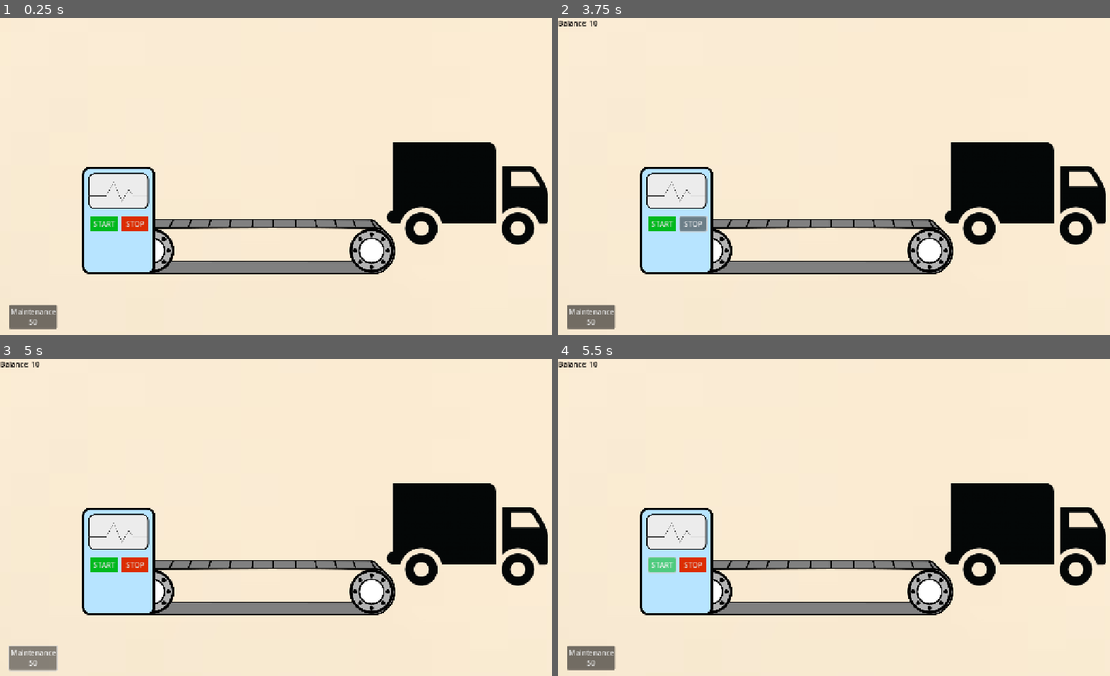
Above: before the commit, frames 1-4 (two rows, left to right).
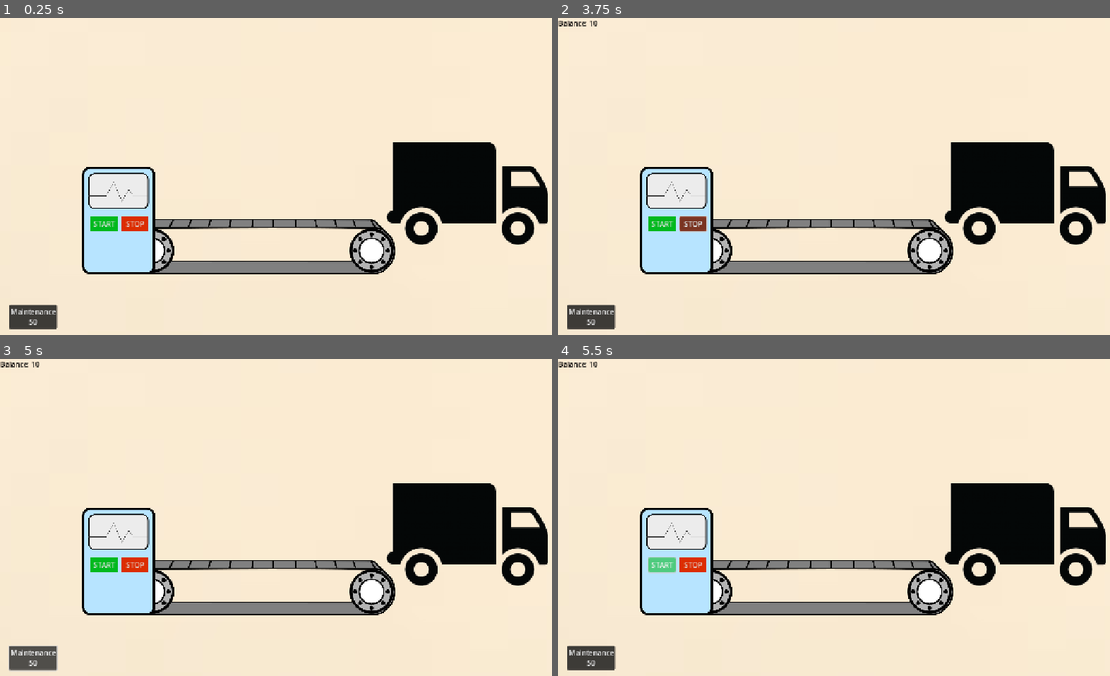
Above: after the commit, the same moments.

Repository: dkajo/supply-chain-game
Game: Godot game, scene res://Scenes/level.tscn
Two runs of this game, one before a commit and one after it. Both use one fixed random seed, a clock stepped at 60 frames per second and the inputs below.
Inputs:
- Up to frame 1 (0.25 s): no input
- Up to frame 2 (3.75 s): click "STOP" at 0.5 s; click "Maintenance 50" at 1.25 s; click "START" at 2 s; click "START" at 2.75 s; click "STOP" at 3.5 s
- Up to frame 3 (5 s): click "Maintenance 50" at 4.25 s
- Up to frame 4 (5.5 s): click "START" at 5 s

The runs differ from the first frame. In frame 1, 0.6% of the frame differs, in the area x 1-11%, y 90-99%; in frame 2, 0.8%, in the area x 1-27%, y 62-99%; in frame 3, 0.6%; in frame 4, 0.6%.

Commit message:
Refractoring UI Layer

Diff:
--- /dev/null
+++ b/Scenes/UI/UIFacade.tscn
@@ -0,0 +1,112 @@
+[gd_scene load_steps=9 format=3 uid="uid://b6i4ou8t1n8lh"]
+
+[ext_resource type="Script" uid="uid://dkajc6be2rsx5" path="res://Scripts/ui_facade.gd" id="1_h1k6b"]
+
+[sub_resource type="StyleBoxFlat" id="StyleBoxFlat_8v2eh"]
+bg_color = Color(1, 0.352941, 0.160784, 0.654902)
+
+[sub_resource type="StyleBoxFlat" id="StyleBoxFlat_h1k6b"]
+bg_color = Color(0, 0.72549, 0.117647, 0.572549)
+
+[sub_resource type="StyleBoxFlat" id="StyleBoxFlat_b3egh"]
+bg_color = Color(2.26215e-06, 0.727337, 0.118172, 1)
+
+[sub_resource type="StyleBoxFlat" id="StyleBoxFlat_qxo88"]
+bg_color = Color(0, 0.72549, 0.117647, 0.572549)
+
+[sub_resource type="StyleBoxFlat" id="StyleBoxFlat_rbqoo"]
+bg_color = Color(2.26215e-06, 0.727337, 0.118172, 1)
+
+[sub_resource type="StyleBoxFlat" id="StyleBoxFlat_1g3k4"]
+bg_color = Color(0.858824, 0.176471, 0, 0.784314)
+
+[sub_resource type="StyleBoxFlat" id="StyleBoxFlat_f6eae"]
+bg_color = Color(0.860567, 0.177546, 0, 1)
+
+[node name="UiFacade" type="CanvasLayer"]
+script = ExtResource("1_h1k6b")
+
+[node name="GameOver" type="Control" parent="."]
+visible = false
+layout_mode = 3
+anchors_preset = 0
+offset_right = 40.0
+offset_bottom = 40.0
+
+[node name="Background" type="Panel" parent="GameOver"]
+layout_mode = 0
+offset_left = -16.0
+offset_top = -15.0
+offset_right = 1297.0
+offset_bottom = 740.0
+theme_override_styles/panel = SubResource("StyleBoxFlat_8v2eh")
+
+[node name="GameOverLabel" type="Label" parent="GameOver"]
+layout_mode = 0
+offset_left = 156.0
+offset_top = 197.0
+offset_right = 1131.0
+offset_bottom = 429.0
+theme_override_font_sizes/font_size = 170
+text = "GAME OVER"
+
+[node name="StartButton" type="Button" parent="GameOver"]
+layout_mode = 0
+offset_left = 205.0
+offset_top = 450.0
+offset_right = 266.0
+offset_bottom = 482.0
+theme_override_styles/hover = SubResource("StyleBoxFlat_h1k6b")
+theme_override_styles/normal = SubResource("StyleBoxFlat_b3egh")
+text = "START"
+
+[node name="HUD" type="Control" parent="."]
+layout_mode = 3
+anchors_preset = 0
+offset_right = 40.0
+offset_bottom = 40.0
+
+[node name="StartButton" type="Button" parent="HUD"]
+offset_left = 205.0
+offset_top = 450.0
+offset_right = 266.0
+offset_bottom = 482.0
+theme_override_styles/hover = SubResource("StyleBoxFlat_qxo88")
+theme_override_styles/normal = SubResource("StyleBoxFlat_rbqoo")
+text = "START"
+
+[node name="BalanceLabel" type="Label" parent="HUD"]
+layout_mode = 0
+offset_right = 40.0
+offset_bottom = 23.0
+theme_override_colors/font_color = Color(0, 0, 0, 1)
+
+[node name="Score" type="Label" parent="HUD"]
+layout_mode = 0
+offset_left = 800.0
+offset_top = 320.0
+offset_right = 836.0
+offset_bottom = 343.0
+theme_override_colors/font_color = Color(0.960784, 0, 0, 1)
+theme_override_font_sizes/font_size = 40
+
+[node name="StopButton" type="Button" parent="HUD"]
+offset_left = 275.0
+offset_top = 450.0
+offset_right = 336.0
+offset_bottom = 482.0
+theme_override_styles/pressed = SubResource("StyleBoxFlat_1g3k4")
+theme_override_styles/normal = SubResource("StyleBoxFlat_f6eae")
+text = "STOP"
+
+[node name="MaintenanceBtn" type="Button" parent="HUD"]
+offset_left = 20.0
+offset_top = 650.0
+offset_right = 129.0
+offset_bottom = 704.0
+text = "Maintenance
+50"
+
+[connection signal="pressed" from="HUD/StartButton" to="." method="_on_start_button_pressed"]
+[connection signal="pressed" from="HUD/StopButton" to="." method="_on_stop_button_pressed"]
+[connection signal="pressed" from="HUD/MaintenanceBtn" to="." method="_on_maintenance_btn_pressed"]
--- a/Scenes/level.tscn
+++ b/Scenes/level.tscn
@@ -1,25 +1,17 @@
-[gd_scene load_steps=11 format=3 uid="uid://drpixk3fevjyc"]
+[gd_scene load_steps=9 format=3 uid="uid://drpixk3fevjyc"]
 
 [ext_resource type="Script" uid="uid://bh6cdnbejc6d5" path="res://Scripts/level.gd" id="1_oi3di"]
 [ext_resource type="Texture2D" uid="uid://cq0dd42hqvd7t" path="res://Assets/background.png" id="1_u52ul"]
 [ext_resource type="Texture2D" uid="uid://hl65byud5eym" path="res://Assets/conveyor_belt.png" id="3_f2txt"]
 [ext_resource type="PackedScene" uid="uid://cqa28fdtdx1x2" path="res://Scenes/machine.tscn" id="4_0b4ue"]
+[ext_resource type="PackedScene" uid="uid://b6i4ou8t1n8lh" path="res://Scenes/UI/UIFacade.tscn" id="6_0f350"]
 [ext_resource type="PackedScene" uid="uid://bjkhviq24hlog" path="res://Scenes/truck.tscn" id="6_1ainy"]
-
-[sub_resource type="StyleBoxFlat" id="StyleBoxFlat_f2txt"]
-bg_color = Color(0, 0.72549, 0.117647, 0.572549)
-
-[sub_resource type="StyleBoxFlat" id="StyleBoxFlat_1ainy"]
-bg_color = Color(2.26215e-06, 0.727337, 0.118172, 1)
 
 [sub_resource type="StyleBoxFlat" id="StyleBoxFlat_n6hdu"]
 bg_color = Color(0.858824, 0.176471, 0, 0.784314)
 
 [sub_resource type="StyleBoxFlat" id="StyleBoxFlat_km5ld"]
 bg_color = Color(0.860567, 0.177546, 0, 1)
-
-[sub_resource type="StyleBoxFlat" id="StyleBoxFlat_i2t4f"]
-bg_color = Color(0.852974, 0.485481, 0.388078, 0.847059)
 
 [node name="Level" type="Node2D"]
 script = ExtResource("1_oi3di")
@@ -31,16 +23,6 @@
 anchors_preset = 0
 offset_right = 40.0
 offset_bottom = 40.0
-
-[node name="StartButton" type="Button" parent="UI/Control"]
-layout_mode = 0
-offset_left = 205.0
-offset_top = 450.0
-offset_right = 266.0
-offset_bottom = 482.0
-theme_override_styles/hover = SubResource("StyleBoxFlat_f2txt")
-theme_override_styles/normal = SubResource("StyleBoxFlat_1ainy")
-text = "START"
 
 [node name="StopButton" type="Button" parent="UI/Control"]
 layout_mode = 0
@@ -76,43 +58,6 @@
 theme_override_colors/font_color = Color(0.960784, 0, 0, 1)
 theme_override_font_sizes/font_size = 40
 
-[node name="GameOver" type="Control" parent="UI"]
-visible = false
-layout_mode = 3
-anchors_preset = 0
-offset_left = -3.0
-offset_top = 1.0
-offset_right = 1296.0
-offset_bottom = 735.0
-
-[node name="Background" type="Panel" parent="UI/GameOver"]
-visible = false
-layout_mode = 0
-offset_left = -22.0
-offset_top = -22.0
-offset_right = 1299.0
-offset_bottom = 742.0
-theme_override_styles/panel = SubResource("StyleBoxFlat_i2t4f")
-
-[node name="GameOverLabel" type="Label" parent="UI/GameOver"]
-layout_mode = 0
-offset_left = 200.0
-offset_top = 200.0
-offset_right = 1060.0
-offset_bottom = 405.0
-theme_override_font_sizes/font_size = 150
-text = "GAME OVER"
-
-[node name="StartButton" type="Button" parent="UI/GameOver"]
-layout_mode = 0
-offset_left = 205.0
-offset_top = 450.0
-offset_right = 266.0
-offset_bottom = 482.0
-theme_override_styles/hover = SubResource("StyleBoxFlat_f2txt")
-theme_override_styles/normal = SubResource("StyleBoxFlat_1ainy")
-text = "START"
-
 [node name="Background" type="TextureRect" parent="."]
 anchors_preset = 15
 anchor_right = 1.0
@@ -128,9 +73,12 @@
 stretch_mode = 6
 
 [node name="ConveyorBelt" type="Sprite2D" parent="."]
+top_level = true
 position = Vector2(593, 517)
 scale = Vector2(0.478547, 0.478547)
 texture = ExtResource("3_f2txt")
+
+[node name="UiFacade" parent="." instance=ExtResource("6_0f350")]
 
 [node name="Machine" parent="." instance=ExtResource("4_0b4ue")]
 z_index = 1
@@ -139,7 +87,5 @@
 [node name="Truck" parent="." instance=ExtResource("6_1ainy")]
 position = Vector2(390, -45)
 
-[connection signal="pressed" from="UI/Control/StartButton" to="." method="_on_start_button_pressed"]
 [connection signal="pressed" from="UI/Control/StopButton" to="." method="_on_stop_button_pressed"]
 [connection signal="pressed" from="UI/Control/MaintenanceBtn" to="." method="_on_maintenance_btn_pressed"]
-[connection signal="pressed" from="UI/GameOver/StartButton" to="." method="_on_start_button_pressed"]
--- a/Scripts/level.gd
+++ b/Scripts/level.gd
@@ -1,6 +1,8 @@
 extends Node2D
 
 const STARTING_BALANCE = 10
+
+@onready var ui = $UiFacade
 
 var product_scene: PackedScene = load("res://Scenes/product.tscn") # Enable products to be instantiated within this scene
 var balance: int # Score tracker
@@ -15,7 +17,7 @@
 	return game_state == GameState.RUNNING
 
 func start_game(): # Controls what happens when the game starts
-	$UI/GameOver.visible = false
+	ui.hide_game_over()
 	game_state = GameState.RUNNING
 	update_balance(STARTING_BALANCE)
 	print("Game started")
@@ -23,11 +25,17 @@
 func game_over(): # Controls what happens upon game over
 	$Machine.stop_production()
 	game_state = GameState.GAME_OVER
-	$UI/GameOver.visible = true
-	print("Game Over")
+	ui.show_game_over()
+	# $UiFacade/GameOver.visible = true
+
 
 func _ready():
 	rng.randomize()
+
+	# --- Connect signals to functions ---
+	ui.start_button_pressed.connect(_on_start_button_pressed)
+	ui.stop_button_pressed.connect(_on_stop_button_pressed)
+	ui.maintenance_button_pressed.connect(_on_maintenance_btn_pressed)
 
 	$Machine.produce_product.connect(_on_produce_product)
 	# Connect to the product_loaded signal in truck.gd and call method in this script
@@ -45,7 +53,9 @@
 
 func spend(price: int) -> void:
 	balance -= price
-	$UI/Control/BalanceLabel.text = "Balance: %d" % balance
+	#$UI/Control/BalanceLabel.text = "Balance: %d" % balance
+	#ui.update_balance_label(balance)
+	update_balance(balance)
 
 # --- Button Signals ---
 func _on_start_button_pressed():
@@ -71,7 +81,8 @@
 
 func update_balance(input_value):
 	balance += input_value
-	$UI/Control/BalanceLabel.text = "Balance: %d" % balance
+	# $UI/Control/BalanceLabel.text = "Balance: %d" % balance
+	ui.update_balance_label(balance)
 	if balance < 0:
 		game_over()
 
--- /dev/null
+++ b/Scripts/ui_facade.gd
@@ -0,0 +1,28 @@
+extends CanvasLayer
+
+# --- Signals ---
+signal start_button_pressed
+signal stop_button_pressed
+signal maintenance_button_pressed
+
+# --- Game Over Functions --
+func show_game_over():
+	$GameOver.visible = true
+	print("Game Over") # Debugging
+
+func hide_game_over():
+	$GameOver.visible = false
+	print("Not Game Over") # Debugging
+
+# --- HUD Functions --
+func update_balance_label(balance):
+	$HUD/BalanceLabel.text = "Balance: %d" % balance
+
+func _on_start_button_pressed() -> void:
+	emit_signal("start_button_pressed")
+
+func _on_stop_button_pressed() -> void:
+	emit_signal("stop_button_pressed")
+
+func _on_maintenance_btn_pressed() -> void:
+	emit_signal("maintenance_button_pressed")
